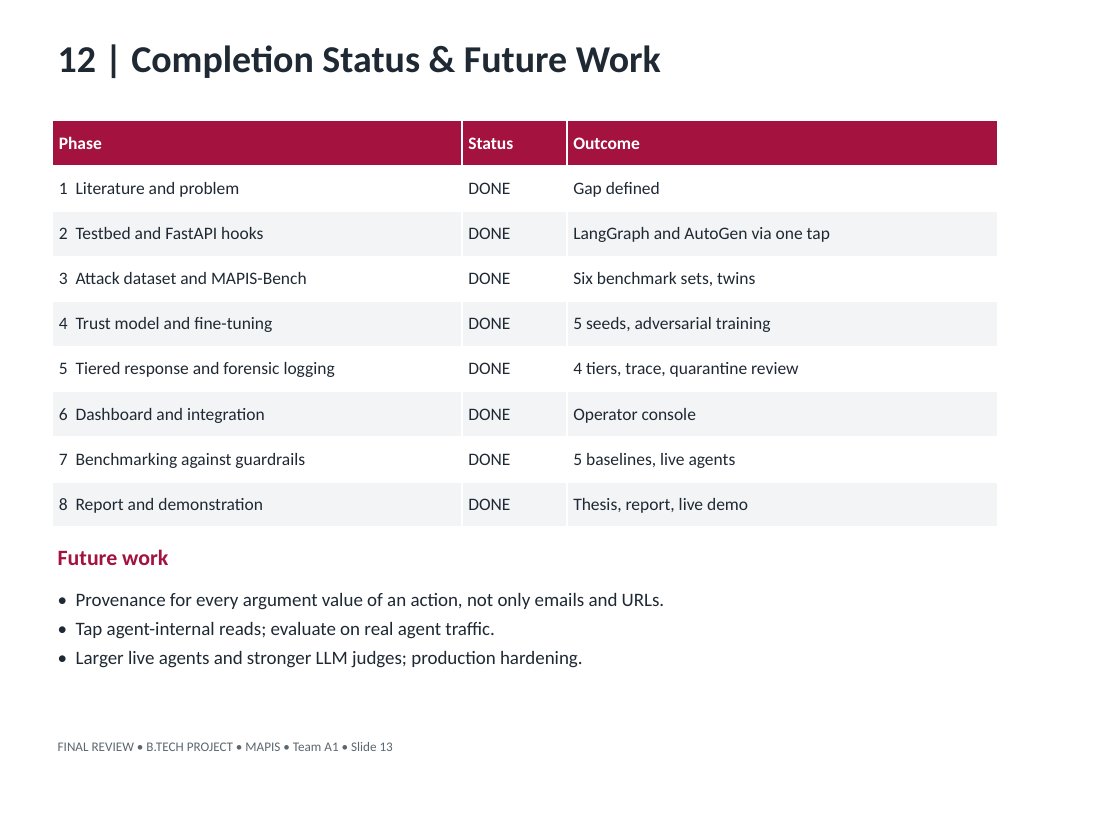
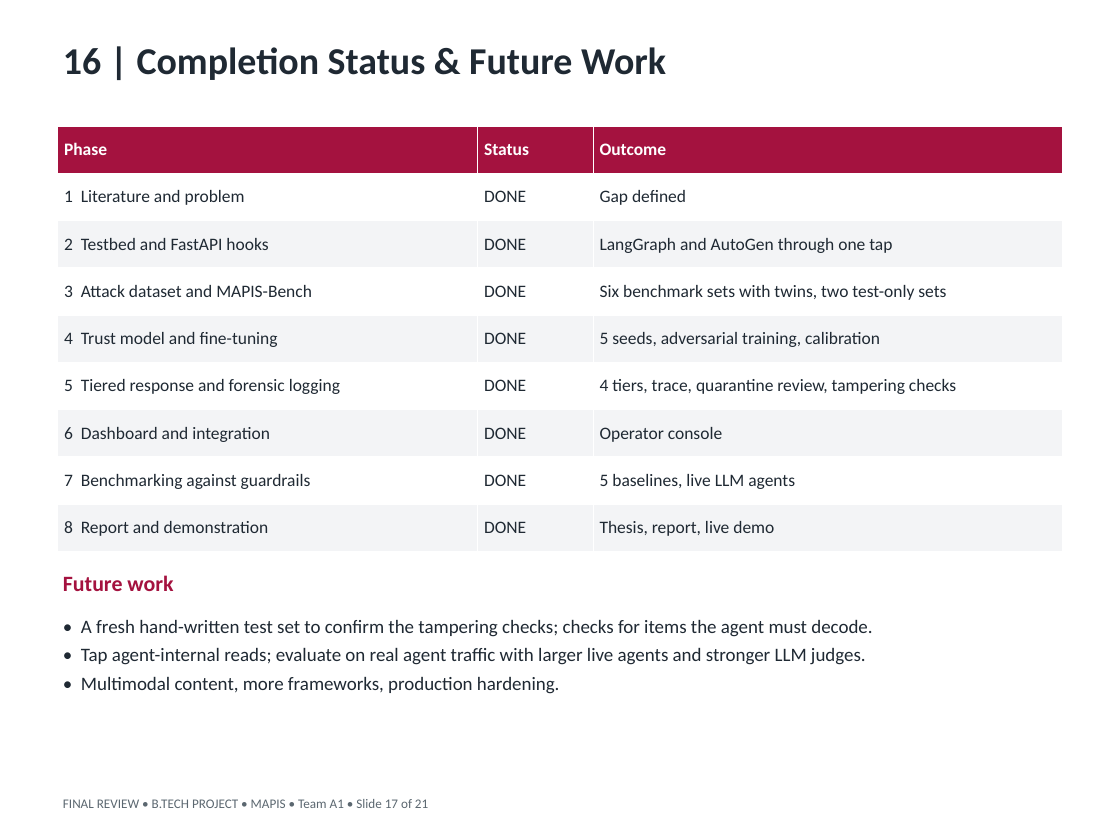
Before and after one commit to Vishnu868/Mapis, a slide deck: slide 17 of docs/presentation/MAPIS_Final_Review.pptx (slide 13 before the commit). Drawn at 1120x840 pixels with LibreOffice and Linux fonts; fonts in the diff are those of the drawing. Boxes give left, top, right and bottom in pixels: in the first picture for what was removed or moved away, otherwise in the second. Text is boxed around its words. In the diff, an @@ line names an element or a change of style, - is before the commit and + after.

Commit message:
Final review deck: 21 slides on the First Review template with the latest 5-seed and tampering-check results; replaces the Beamer deck in docs/final

```diff
--- a/docs/presentation/MAPIS_Final_Review.pptx
+++ b/docs/presentation/MAPIS_Final_Review.pptx
@@ text at (63, 47, 666, 80): text changed @@
-12 | Completion Status & Future Work
+16 | Completion Status & Future Work
@@ table at (58, 126, 1062, 551) @@
-row 3, column 3: LangGraph and AutoGen via one tap
+row 3, column 3: LangGraph and AutoGen through one tap
-row 4, column 3: Six benchmark sets, twins
+row 4, column 3: Six benchmark sets with twins, two test-only sets
-row 5, column 3: 5 seeds, adversarial training
+row 5, column 3: 5 seeds, adversarial training, calibration
-row 6, column 3: 4 tiers, trace, quarantine review
+row 6, column 3: 4 tiers, trace, quarantine review, tampering checks
-row 8, column 3: 5 baselines, live agents
+row 8, column 3: 5 baselines, live LLM agents
@@ table: place and size @@
-table at (52, 121, 997, 527)
+table at (58, 126, 1062, 551)
@@ text "Future work": place and size @@
-text "Future work" at (58, 549, 168, 565)
+text "Future work" at (63, 575, 173, 591)
@@ text at (81, 620, 872, 694): text changed @@
-• Provenance for every argument value of an action, not only emails and URLs.
-• Tap agent-internal reads; evaluate on real agent traffic.
-• Larger live agents and stronger LLM judges; production hardening.
+• A fresh hand-written test set to confirm the tampering checks; checks for items the agent must decode.
+• Tap agent-internal reads; evaluate on real agent traffic with larger live agents and stronger LLM judges.
+• Multimodal content, more frameworks, production hardening.
@@ text at (63, 799, 428, 808): text changed @@
-FINAL REVIEW • B.TECH PROJECT • MAPIS • Team A1 • Slide 13
+FINAL REVIEW • B.TECH PROJECT • MAPIS • Team A1 • Slide 17 of 21
```
Also in this commit, not shown: 13 other slides changed, 7 slides added, 3 slides removed, 6 other files.
